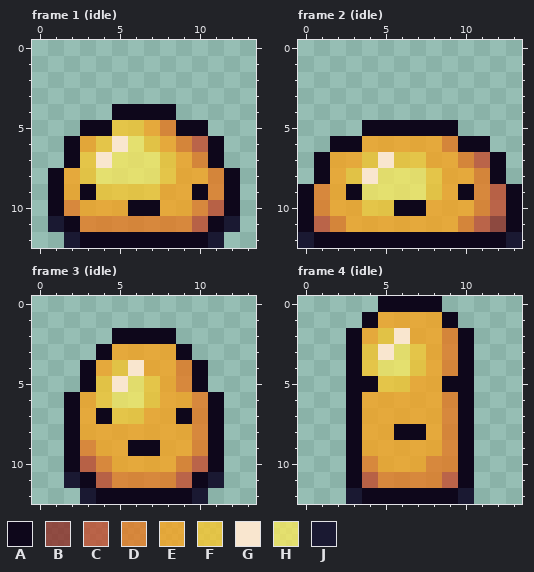
Pixel-art file: BurningKnight/Content/Animations/desert_slime.ase. Above: the version before the commit.
16x16 pixels, 7 frames. Shown: frame 1 (idle), frame 2 (idle), frame 3 (idle), frame 4 (idle). The old version is drawn lined up with the new one, on the new canvas. The commit also changed other frames, which this record leaves out.
Palette (. is transparent): A #0e071b  B #8e251dbe  C #c64524be  D #ed7614be  E #ffa214bf  F #ffc825be  G #f9e6cf  H #ffeb57be  J #1a1932
Pixels before, frame 1 (idle), first column x 1:
 4 ....AAAA....
 5 ..AAFFEDAA..
 6 .AEFGHFEDCA.
 7 .AFGHHHFEDA.
 8 AEFHHHHFEEDA
 9 AEAFFFFEEADA
10 ADEEEAAEEDCA
11 JADDDDDDDCAJ
12 .JAAAAAAAAJ.
Pixels before, frame 2 (idle), first column x 0:
 5 ....AAAAAA....
 6 ..AAEEEEEDAA..
 7 .AEEFGFFEEDCA.
 8 .AEFGHHHFEEDA.
 9 ADEAHHHHFEADCA
10 ADEEFFAAEEEDCA
11 ACDEEEEEEEDCBA
12 JAAAAAAAAAAAAJ
Pixels before, frame 3 (idle), first column x 2:
 2 ...AAAA...
 3 ..AEEEEA..
 4 .AEFGEEDA.
 5 .AFGHFEDA.
 6 AEFHHFEEDA
 7 AEAFFEEADA
 8 AEEEEEEEDA
 9 ADEEAAEEDA
10 ACDEEEEDCA
11 JACDDDDCAJ
12 .JAAAAAAJ.
Pixels before, frame 4 (idle), first column x 3:
 0 ..AAAA..
 1 .AEEEEA.
 2 AEFGEEDA
 3 AFGHFEDA
 4 AFHHFEDA
 5 AAFFEEAA
 6 AEEEEEDA
 7 AEEEEEDA
 8 AEEAAEDA
 9 AEEEEEDA
10 ADEEEDDA
11 ACDDDDCA
12 JAAAAAAJ
The same view after the edit:
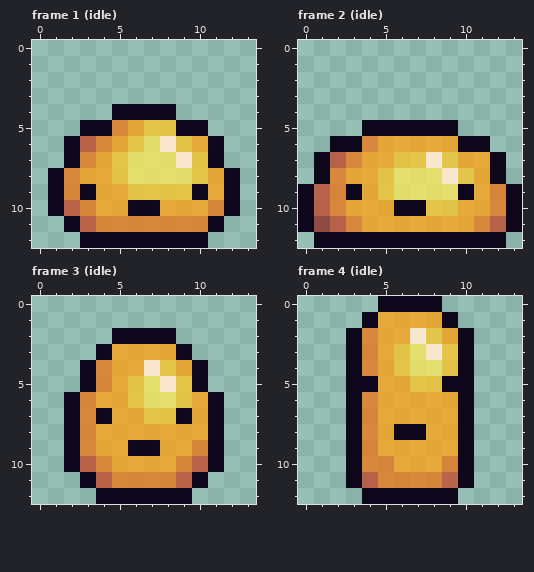
The edit:
canvas 16x16 -> 14x13, the old top-left corner now at -1,-3 (the part of the old canvas that was cut away was empty and is not shown)
Changed rows in their new state; - is an unchanged pixel.
Frame 1 (idle):
first column x 1:
 5 ----DEFF----
 6 --CDEFHGFE--
 7 --DEF--HGF--
 8 -DEEF--HHFE-
 9 -D-EE--FF-E-
10 -CD------ED-
11 .-C------D-.
12 -.--------.-
Frame 2 (idle):
first column x 0:
 6 ----D----E----
 7 --CDEE--GFEE--
 8 --DEEF--HGFE--
 9 -CD-EF--HH-ED-
10 -CD-EE--FF-ED-
11 -BCD------EDC-
12 .------------.
Frame 3 (idle):
first column x 2:
 4 --DEEGFE--
 5 --DEFHGF--
 6 -DEEFHHFE-
 7 -D-EEFF-E-
 8 -D------E-
11 .--------.
12 -.------.-
Frame 4 (idle):
first column x 3:
 2 -DEEGFE-
 3 -DEFHGF-
 4 -DEFHHF-
 5 --EEFF--
 6 -D----E-
 7 -D----E-
 8 -D----E-
 9 -D----E-
10 --D--E--
12 .------.
